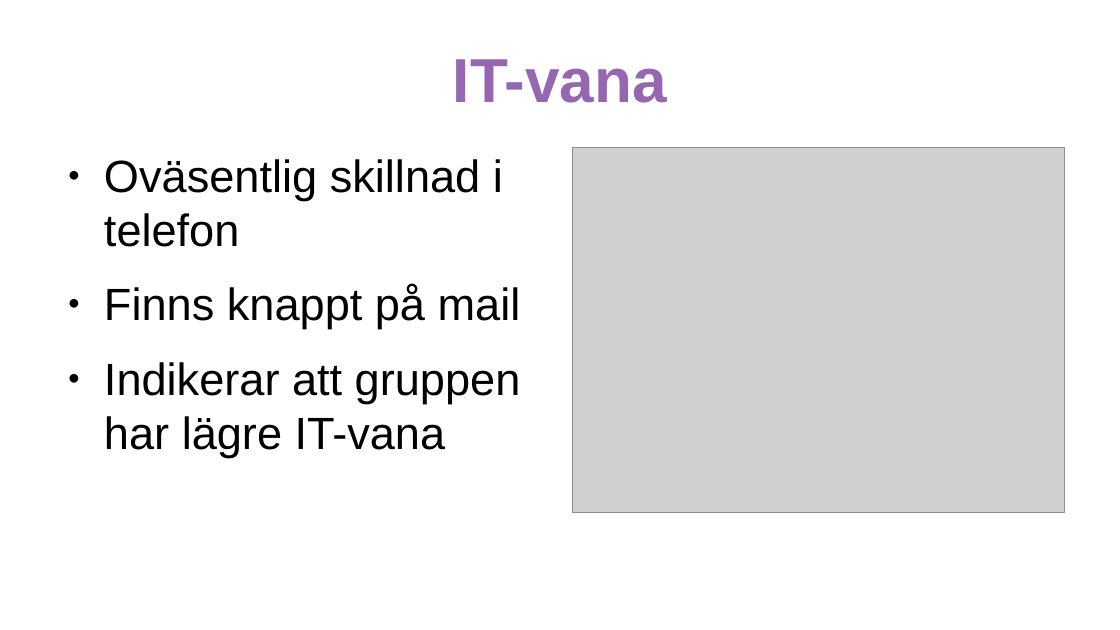
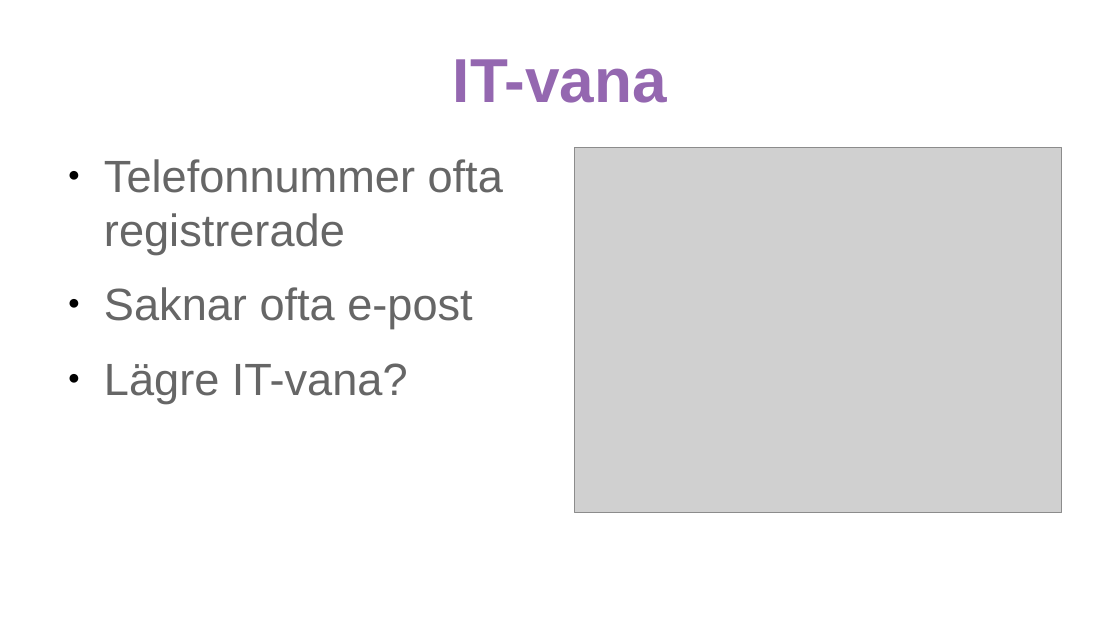
Before and after one commit to samfromsatc/payment_method_case_if, a slide deck: slide 3 of presentation_payment_method.odp. Drawn at 1120x630 pixels with LibreOffice and Linux fonts; fonts in the diff are those of the drawing; grey boxes stand for pictures. Boxes give left, top, right and bottom in pixels: in the first picture for what was removed or moved away, otherwise in the second. Text is boxed around its words. In the diff, an @@ line names an element or a change of style, - is before the commit and + after.

```diff
--- a/presentation_payment_method.odp
+++ b/presentation_payment_method.odp
@@ text at [104,159,503,403]: text changed; text colour #000000 to #666666 @@
-● Oväsentlig skillnad i telefon
-● Finns knappt på mail
-● Indikerar att gruppen har lägre IT-vana
+● Telefonnummer ofta registrerade
+● Saknar ofta e-post
+● Lägre IT-vana?
```
Also in this commit, not shown: 6 other slides changed, 3 slides added, 2 slides removed, 10 other files.
